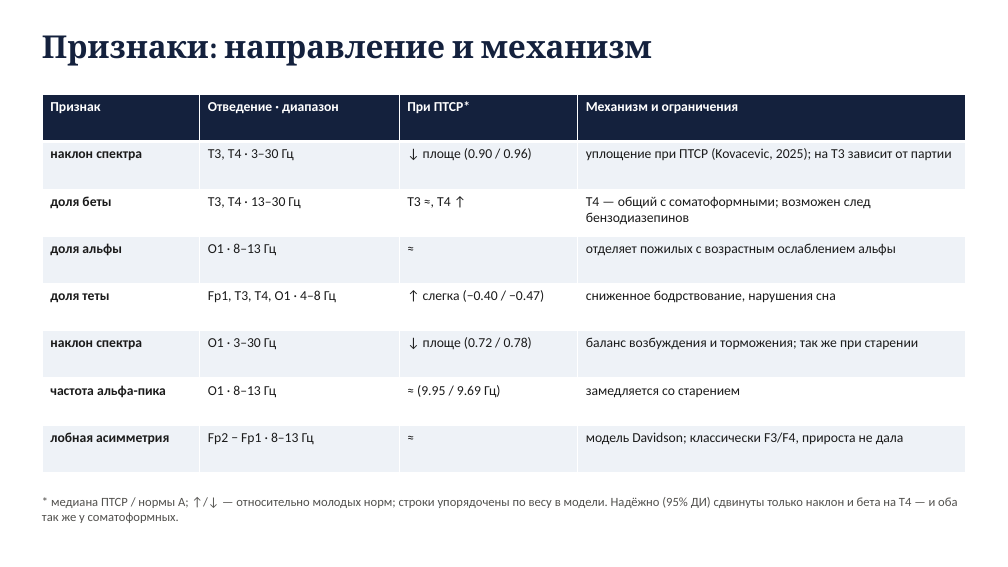
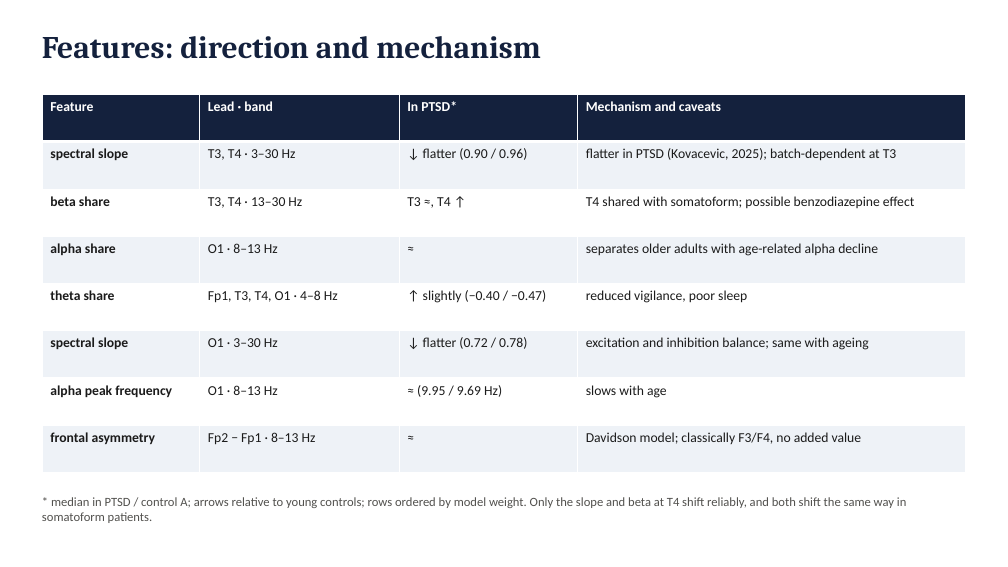
Before and after one commit to igor688-hub/neurodiagnosis-eeg, a slide deck: slide 4 of report/presentation.pptx. Drawn at 1008x567 pixels with LibreOffice and Linux fonts; fonts in the diff are those of the drawing. Boxes give left, top, right and bottom in pixels: in the first picture for what was removed or moved away, otherwise in the second. Text is boxed around its words. In the diff, an @@ line names an element or a change of style, - is before the commit and + after.

```diff
--- a/report/presentation.pptx
+++ b/report/presentation.pptx
@@ text at bbox=[42, 36, 541, 59]: text changed @@
-Признаки: направление и механизм
+Features: direction and mechanism
@@ table at bbox=[42, 95, 966, 473] @@
-row 1: Признак | Отведение · диапазон | При ПТСР* | Механизм и ограничения
+row 1: Feature | Lead · band | In PTSD* | Mechanism and caveats
-row 2: наклон спектра | T3, T4 · 3–30 Гц | ↓ площе (0.90 / 0.96) | уплощение при ПТСР (Kovacevic, 2025); на T3 зависит от партии
+row 2: spectral slope | T3, T4 · 3–30 Hz | ↓ flatter (0.90 / 0.96) | flatter in PTSD (Kovacevic, 2025); batch-dependent at T3
-row 3: доля беты | T3, T4 · 13–30 Гц | T3 ≈, T4 ↑ | T4 — общий с соматоформными; возможен след бензодиазепинов
+row 3: beta share | T3, T4 · 13–30 Hz | T3 ≈, T4 ↑ | T4 shared with somatoform; possible benzodiazepine effect
-row 4: доля альфы | O1 · 8–13 Гц | ≈ | отделяет пожилых с возрастным ослаблением альфы
+row 4: alpha share | O1 · 8–13 Hz | ≈ | separates older adults with age-related alpha decline
-row 5: доля теты | Fp1, T3, T4, O1 · 4–8 Гц | ↑ слегка (−0.40 / −0.47) | сниженное бодрствование, нарушения сна
+row 5: theta share | Fp1, T3, T4, O1 · 4–8 Hz | ↑ slightly (−0.40 / −0.47) | reduced vigilance, poor sleep
-row 6: наклон спектра | O1 · 3–30 Гц | ↓ площе (0.72 / 0.78) | баланс возбуждения и торможения; так же при старении
+row 6: spectral slope | O1 · 3–30 Hz | ↓ flatter (0.72 / 0.78) | excitation and inhibition balance; same with ageing
-row 7: частота альфа-пика | O1 · 8–13 Гц | ≈ (9.95 / 9.69 Гц) | замедляется со старением
+row 7: alpha peak frequency | O1 · 8–13 Hz | ≈ (9.95 / 9.69 Hz) | slows with age
-row 8: лобная асимметрия | Fp2 − Fp1 · 8–13 Гц | ≈ | модель Davidson; классически F3/F4, прироста не дала
+row 8: frontal asymmetry | Fp2 − Fp1 · 8–13 Hz | ≈ | Davidson model; classically F3/F4, no added value
@@ text at bbox=[42, 497, 907, 523]: text changed @@
-* медиана ПТСР / нормы A; ↑/↓ — относительно молодых норм; строки упорядочены по весу в модели. Надёжно (95% ДИ) сдвинуты только наклон и бета на T4 — и оба так же у соматоформных.
+* median in PTSD / control A; arrows relative to young controls; rows ordered by model weight. Only the slope and beta at T4 shift reliably, and both shift the same way in somatoform patients.
```
Also in this commit, not shown: 4 other slides changed, 2 slides added, 2 slides removed, 1 other file.
